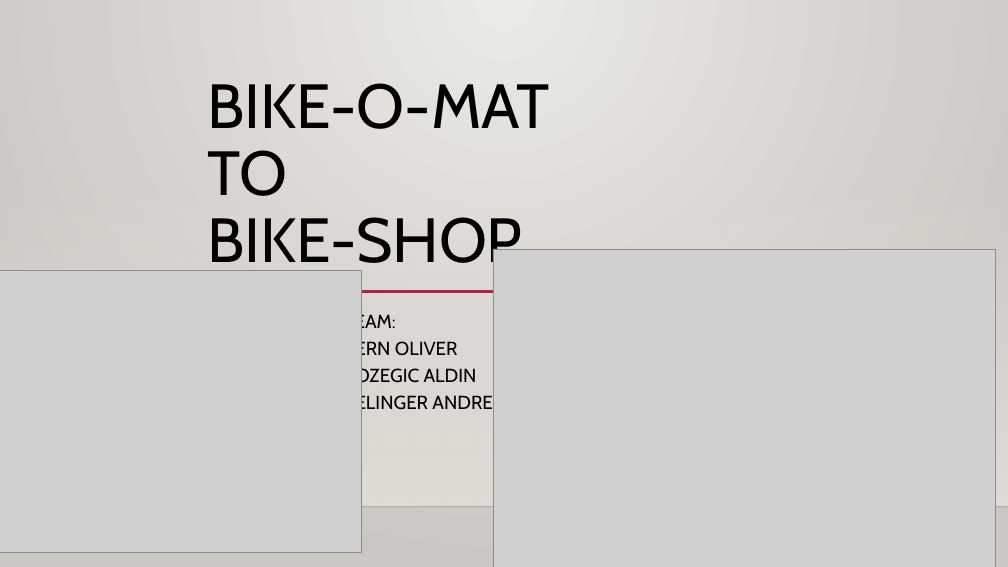
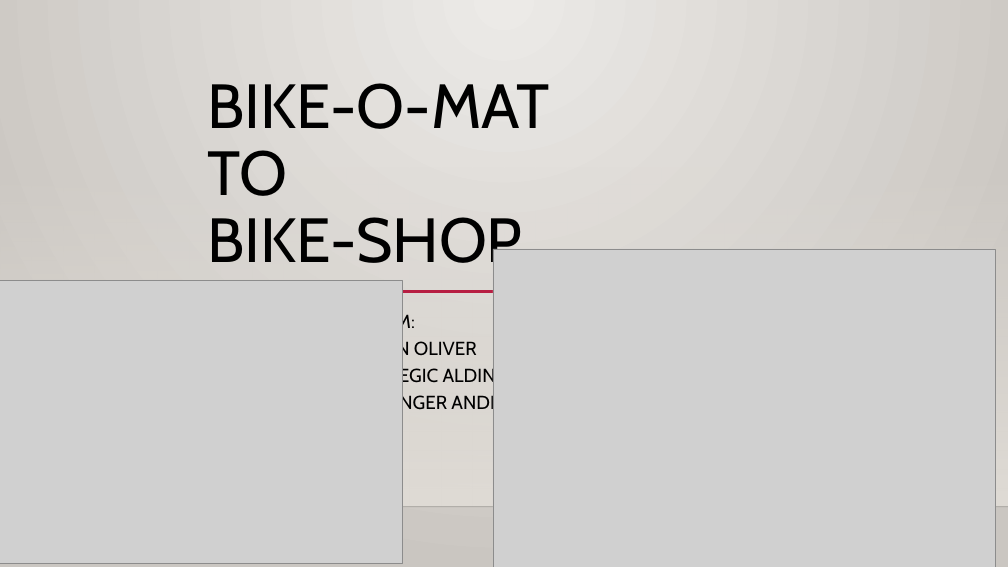
Before and after one commit to AndiSelinger/Bike-Shop, a slide deck: slide 1 of projectfiles/Präsentation/Bike-ShopPräsentation.pptx. Drawn at 1008x567 pixels with LibreOffice and Linux fonts; fonts in the diff are those of the drawing; grey boxes stand for pictures; background and template pictures are left out. Boxes give left, top, right and bottom in pixels: in the first picture for what was removed or moved away, otherwise in the second. Text is boxed around its words. In the diff, an @@ line names an element or a change of style, - is before the commit and + after.

Commit message:
updated presentation

```diff
--- a/projectfiles/Präsentation/Bike-ShopPräsentation.pptx
+++ b/projectfiles/Präsentation/Bike-ShopPräsentation.pptx
@@ picture: place and size @@
-picture at [0, 270, 361, 553]
+picture at [0, 281, 402, 563]
@@ subtitle "TEAM: KERN OLIVER POZEGIC ALDIN ...": place and size @@
-subtitle "TEAM: KERN OLIVER POZEGIC ALDIN ..." at [344, 312, 515, 414]
+subtitle "TEAM: KERN OLIVER POZEGIC ALDIN ..." at [364, 312, 534, 414]
```
Also in this commit, not shown: 4 slides added, 1 slide removed, 3 other files.
